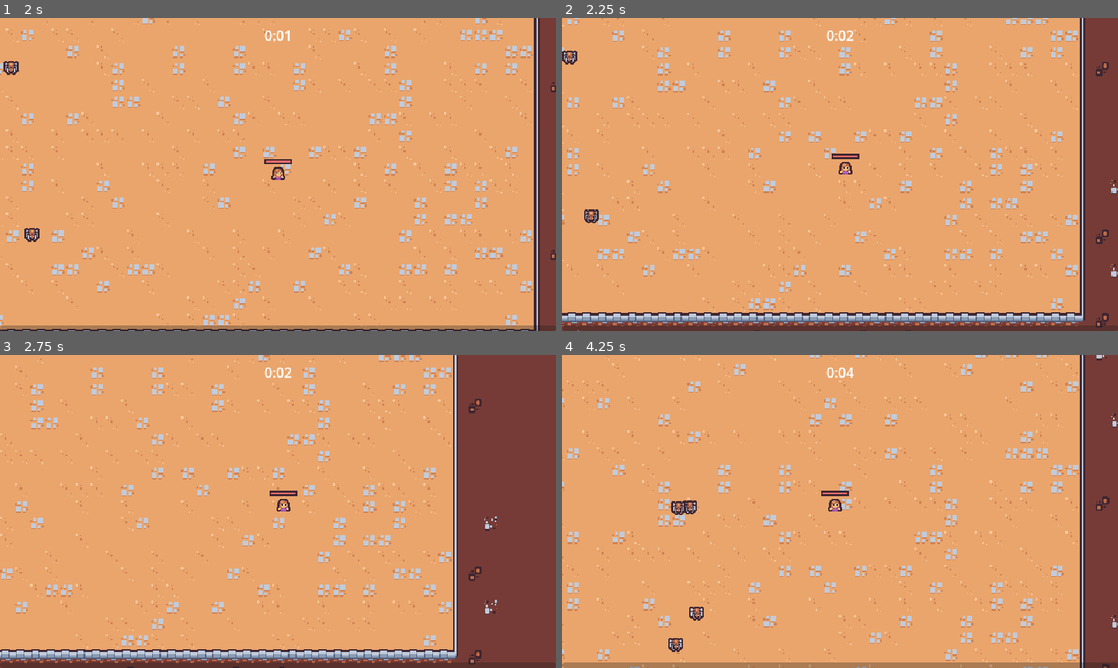
Above: before the commit, frames 1-4 (two rows, left to right).
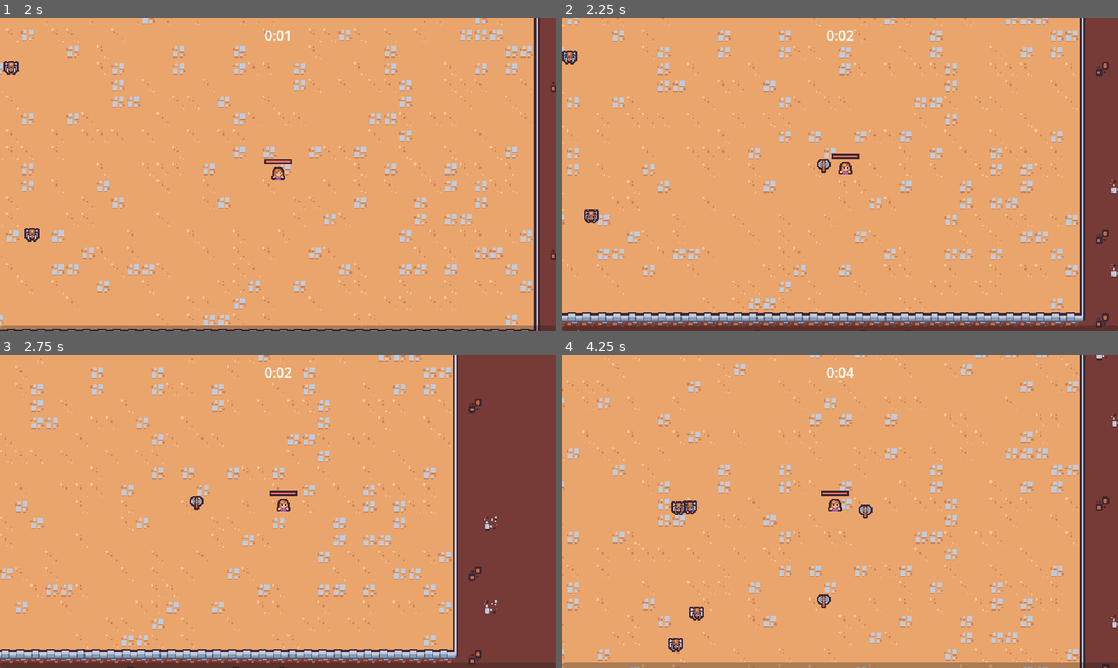
Above: after the commit, the same moments.

Repository: mec-cs/Godot-Survivor-Game
Game: Godot game, scene res://scenes/main/main.tscn
The game is run twice, just before and just after one commit, with the same random seed, the same clock (stepped at 60 frames per second) and the same inputs.
Inputs (mouse positions are in pixels of both pictures, inside the frame that each line leads up to):
- Up to frame 1 (2 s): move the mouse to (400, 158) at 0.52 s; press the mouse at (400, 158) at 0.53 s; hold Right (move_right) 0.53-1.28 s; move the mouse to (166, 190) at 1.27 s; release the mouse at (166, 190) at 1.28 s; hold Down (move_down) from 1.28 s (still down); click (166, 190) at 1.35 s
- Up to frame 2 (2.25 s): move the mouse to (895, 105) at 2.02 s; release Down (move_down) at 2.03 s; press the mouse at (895, 105) at 2.03 s; hold Right (move_right) from 2.03 s (still down)
- Up to frame 3 (2.75 s): keep holding Right (move_right)
- Up to frame 4 (4.25 s): move the mouse to (812, 574) at 2.77 s; release Right (move_right) at 2.78 s; release the mouse at (812, 574) at 2.78 s; hold Up (move_up) 2.78-3.53 s; click (812, 574) at 2.85 s; move the mouse to (1006, 558) at 3.52 s; press the mouse at (1006, 558) at 3.53 s; hold Left (move_left) from 3.53 s (still down)

Frame 1 is identical in both runs. In frame 2, less than 0.1% of the frame differs, in the area x 45-49%, y 45-50%; in frame 3, less than 0.1%; in frame 4, 0.2%, in the area x 45-56%, y 47-81%.

Commit message:
new axe ability first part

Diff:
--- /dev/null
+++ b/scenes/ability/axe_ability/axe_ability.gd
@@ -0,0 +1,5 @@
+extends Node2D
+
+
+func _ready():
+	var tween = create_tween()
--- /dev/null
+++ b/scenes/ability/axe_ability/axe_ability.tscn
@@ -0,0 +1,10 @@
+[gd_scene load_steps=3 format=3 uid="uid://b7reg35xj6u62"]
+
+[ext_resource type="Texture2D" uid="uid://x1t3kc4ro0t4" path="res://scenes/ability/axe_ability/axe.png" id="1_fh7r8"]
+[ext_resource type="Script" path="res://scenes/ability/axe_ability/axe_ability.gd" id="1_x5nit"]
+
+[node name="AxeAbility" type="Node2D"]
+script = ExtResource("1_x5nit")
+
+[node name="Sprite2D" type="Sprite2D" parent="."]
+texture = ExtResource("1_fh7r8")
--- /dev/null
+++ b/scenes/ability/axe_ability_controller/axe_ability_controller.gd
@@ -0,0 +1,21 @@
+extends Node
+
+@export var axe_ability_scene: PackedScene
+
+
+func _ready():
+	$Timer.timeout.connect(on_timer_timeout)
+
+
+func on_timer_timeout():
+	var player = get_tree().get_first_node_in_group("player") as Node2D
+	if player == null:
+		return
+
+	var foreground = get_tree().get_first_node_in_group("foreground_layer") as Node2D
+	if foreground == null:
+		return
+
+	var axe_instance = axe_ability_scene.instantiate() as Node2D
+	foreground.add_child(axe_instance)
+	axe_instance.global_position = player.global_position
--- /dev/null
+++ b/scenes/ability/axe_ability_controller/axe_ability_controller.tscn
@@ -0,0 +1,12 @@
+[gd_scene load_steps=3 format=3 uid="uid://bm162252okqig"]
+
+[ext_resource type="Script" path="res://scenes/ability/axe_ability_controller/axe_ability_controller.gd" id="1_iiefj"]
+[ext_resource type="PackedScene" uid="uid://b7reg35xj6u62" path="res://scenes/ability/axe_ability/axe_ability.tscn" id="2_k8s4a"]
+
+[node name="AxeAbilityController" type="Node"]
+script = ExtResource("1_iiefj")
+axe_ability_scene = ExtResource("2_k8s4a")
+
+[node name="Timer" type="Timer" parent="."]
+wait_time = 2.0
+autostart = true
--- a/scenes/game_object/player/player.tscn
+++ b/scenes/game_object/player/player.tscn
@@ -1,9 +1,10 @@
-[gd_scene load_steps=10 format=3 uid="uid://j3ixhmrxphcl"]
+[gd_scene load_steps=11 format=3 uid="uid://j3ixhmrxphcl"]
 
 [ext_resource type="Texture2D" uid="uid://dyjxf31xnsi0o" path="res://scenes/game_object/player/player.png" id="1_fef1u"]
 [ext_resource type="Script" path="res://scenes/game_object/player/player.gd" id="1_n2vdc"]
 [ext_resource type="PackedScene" uid="uid://gf6qc7fuu2l7" path="res://scenes/component/health_component.tscn" id="2_dwpqj"]
 [ext_resource type="PackedScene" uid="uid://c2n2fuagq4jso" path="res://scenes/ability/sword_ability_controller/sword_ability_controller.tscn" id="2_ve83p"]
+[ext_resource type="PackedScene" uid="uid://bm162252okqig" path="res://scenes/ability/axe_ability_controller/axe_ability_controller.tscn" id="4_qapef"]
 
 [sub_resource type="StyleBoxFlat" id="StyleBoxFlat_crmf1"]
 bg_color = Color(0.247059, 0.14902, 0.192157, 1)
@@ -35,6 +36,8 @@
 [node name="AbilityManager" type="Node" parent="."]
 
 [node name="SwordAbilityController" parent="AbilityManager" instance=ExtResource("2_ve83p")]
+
+[node name="AxeAbilityController" parent="AbilityManager" instance=ExtResource("4_qapef")]
 
 [node name="DamageIntervalTimer" type="Timer" parent="."]
 wait_time = 0.5
Binary file added: scenes/ability/axe_ability/axe.png
Not shown, added: scenes/ability/axe_ability/axe.png.import
